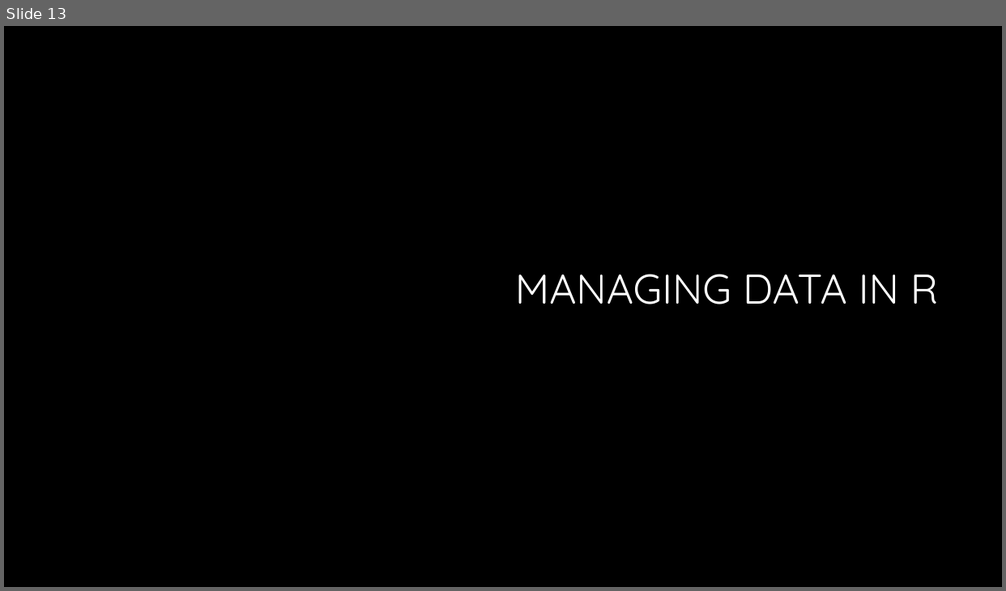
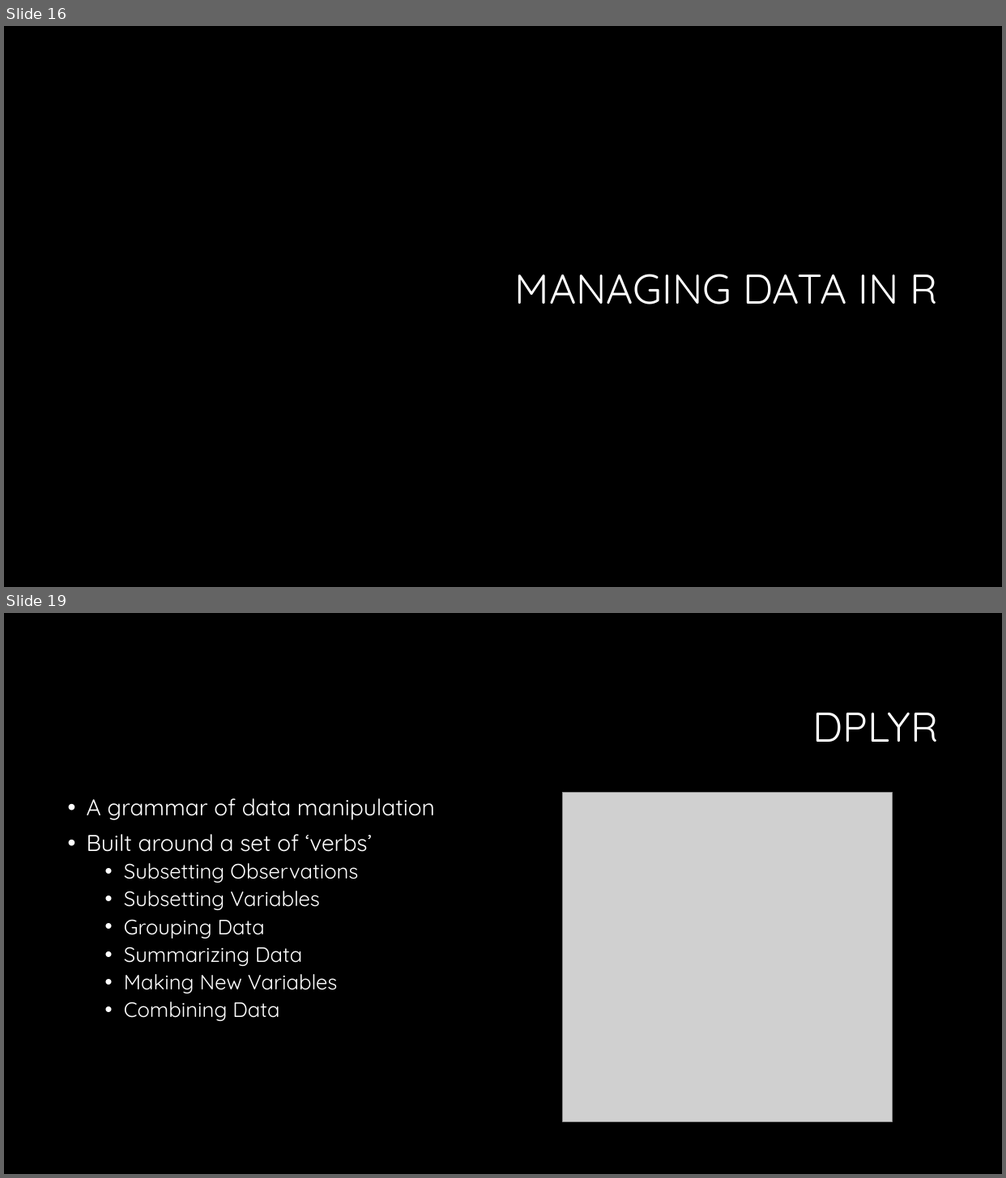
Before and after one commit to bmewing/TCQF2016, a slide deck: Reproducible data analysis.pptx. Shown one above the other, each under a label of ours: slide 13 before the commit, slides 16 and 19 after it; the slides between them are not shown. The pictures are 1006x591 and 1006x1178 pixels, drawn with LibreOffice and Linux fonts; fonts in the diff are those of the drawing; grey boxes stand for pictures; background and template pictures are left out. Boxes give left, top, right and bottom in pixels: in the first picture for what was removed or moved away, otherwise in the second. Text is boxed around its words. In the diff, an @@ line names an element or a change of style, - is before the commit and + after.

```diff
--- a/Reproducible data analysis.pptx
+++ b/Reproducible data analysis.pptx
@@ slide 19 added at [4, 613, 1002, 1174], background #000000 @@
@@ title added at [813, 713, 939, 742], 40 pt, text #FFFFFF @@
+DPLYR
@@ text added at [87, 798, 435, 1021], 20 pt, text #FFFFFF @@
+• A grammar of data manipulation
+• Built around a set of ‘verbs’
+  • Subsetting Observations
+  • Subsetting Variables
+  • Grouping Data
+  • Summarizing Data
+  • Making New Variables
+  • Combining Data
@@ picture added at [563, 793, 893, 1122] @@
@@ what was slide 13 is now slide 16 @@
```
Also in this commit, not shown: 25 other slides added, 1 slide removed, 5 other files.
